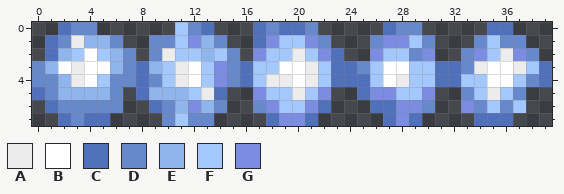
Two versions of one pixel-art sprite, src/graphics/comets.png. This is how it looked before the edit.
The file is 40x8 pixels.
Palette (. is transparent): A #ececec  B #ffffff  C #5070bc  D #6888cc  E #90b4ec  F #a4c8fc  G #7c8ce0
Pixels before, first column x 0:
0 ..CDD......FDC...CDCCD.....CDD.....CC...
1 .CDAEED..DDFGED..CGFFGD...DGGFD...DFDD..
2 .CEFBFED.DAFFEFD.GFFAFGC..GFFDG..DGFAGD.
3 DEBABBEDCEFABFGDCFFBBAFCCDFBBFFCCDABBAFC
4 DDEABFDDCDFABFGDCFAABAFCCCFBAFFCCFFBBFDC
5 CDEEEED.CEEEFAC..GFFAFG..CGGFFG..DFAFD..
6 .CDDDDD..CDEGED..DGFFGC...CCGGD..GDFDF..
7 ..CDCC....DFDD....CGGC.....CGC....CCC...
The result:
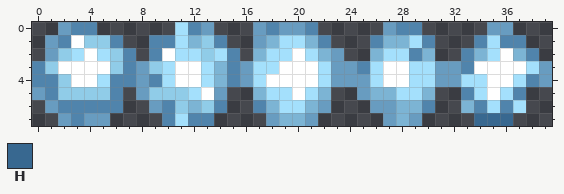
Colours new in this view: H #386890
The edit:
colour C: #5070bc -> #689cc0
colour D: #6888cc -> #5084ac
colour E: #90b4ec -> #90cce8
colour F: #a4c8fc -> #a4e0fc
colour G: #7c8ce0 -> #7cb4d4
Changed rows in their new state; - is a pixel that keeps its letter.
first column x 3:
1 B----------------------------------
2 -------B---------B---------------B-
3 B-------B---------B------------B--B
4 B-------B------BB-B------B---------
5 ----------B------B--------------B--
7 -------------------------------HHH-
Pixel boxes of the changes (left, top, right, bottom) in both pictures:
changed: (32, 22, 552, 126)
